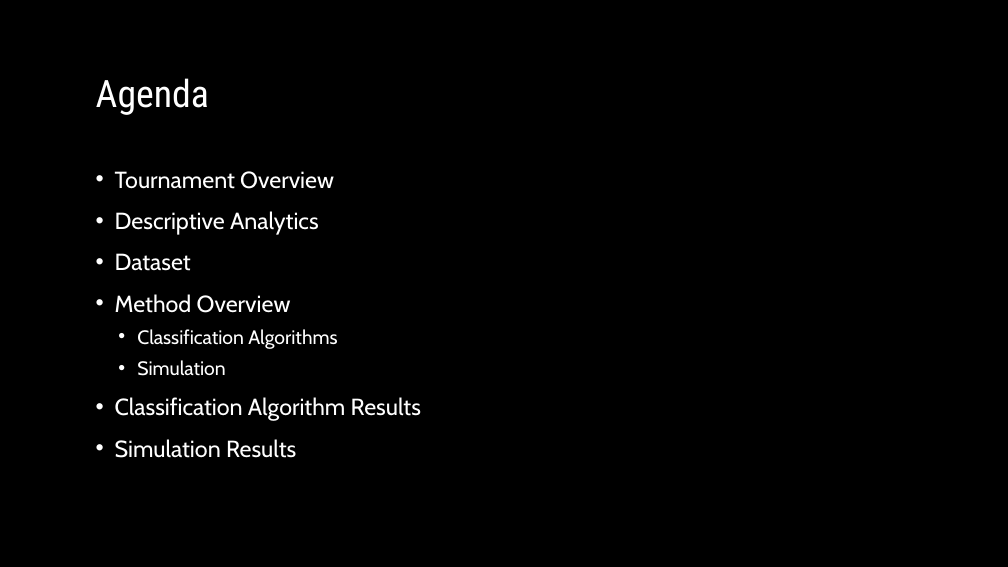
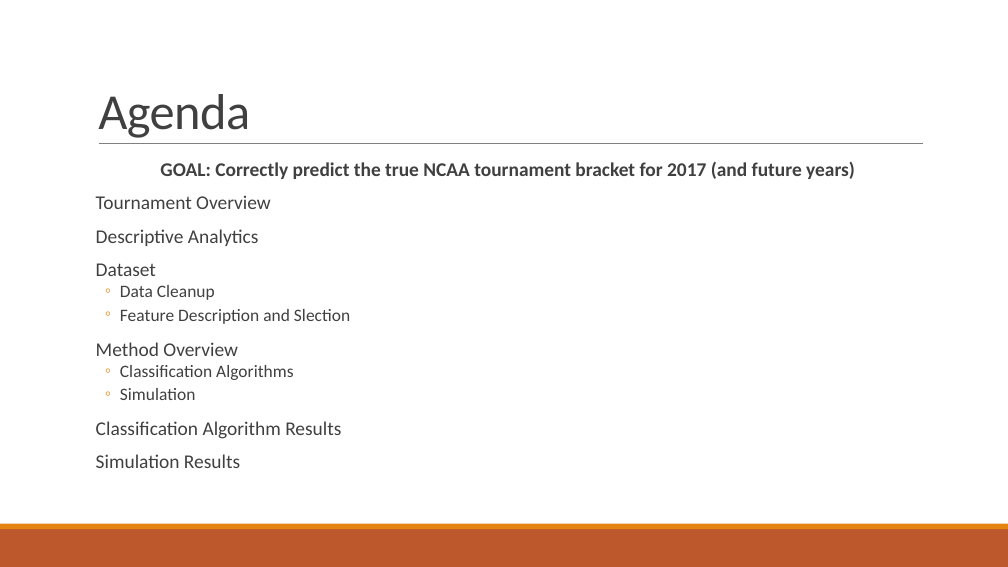
Before and after one commit to mrosendin/march-madness-machine-learning, a slide deck: slide 2 of Presentation.pptx (slide 3 before the commit). Drawn at 1008x567 pixels with LibreOffice and Linux fonts; fonts in the diff are those of the drawing; background and template pictures are left out. Boxes give left, top, right and bottom in pixels: in the first picture for what was removed or moved away, otherwise in the second. Text is boxed around its words. In the diff, an @@ line names an element or a change of style, - is before the commit and + after.

Commit message:
update visuals and code cleanup

```diff
--- a/Presentation.pptx
+++ b/Presentation.pptx
@@ background picture (left out) to #FFFFFF @@
@@ title "Agenda" at bbox=[98, 94, 250, 138]: size 36 to 48 pt, font Roboto Condensed to Calibri, text colour #FFFFFF to #404040, letter spacing 0 to -0.5 pt; line spacing 0.9 to 0.85 @@
@@ line added from (99, 144) to (923, 144), #808080 0.5 pt @@
@@ text at bbox=[160, 162, 855, 179]: paragraph added @@
+  GOAL: Correctly predict the true NCAA tournament bracket for 2017 (and future years)
@@ text at bbox=[96, 195, 341, 468]: size 22.2 to 18.5 pt in "Tournament Overview", "Descriptive Analytics", "Dataset", "Method Overview" and 2 more places; font Cabin to Calibri, text colour #FFFFFF to #404040 in "Tournament Overview", "Descriptive Analytics", "Dataset", "Method Overview" and 4 more places; size 18.5 to 16.6 pt in "Classification Algorithms", "Simulation"; bullet • to  ; less space between paragraphs; bullet • to ◦ @@
@@ text at bbox=[120, 285, 350, 324]: paragraphs added @@
+  ◦ Data Cleanup
+  ◦ Feature Description and Slection
@@ rectangle added at bbox=[0, 529, 1008, 567], fill #BD582C @@
@@ rectangle added at bbox=[0, 524, 1008, 529], fill #E48312 @@
```
Also in this commit, not shown: 6 other slides changed, 2 slides added, 3 slides removed, 2 other files.
